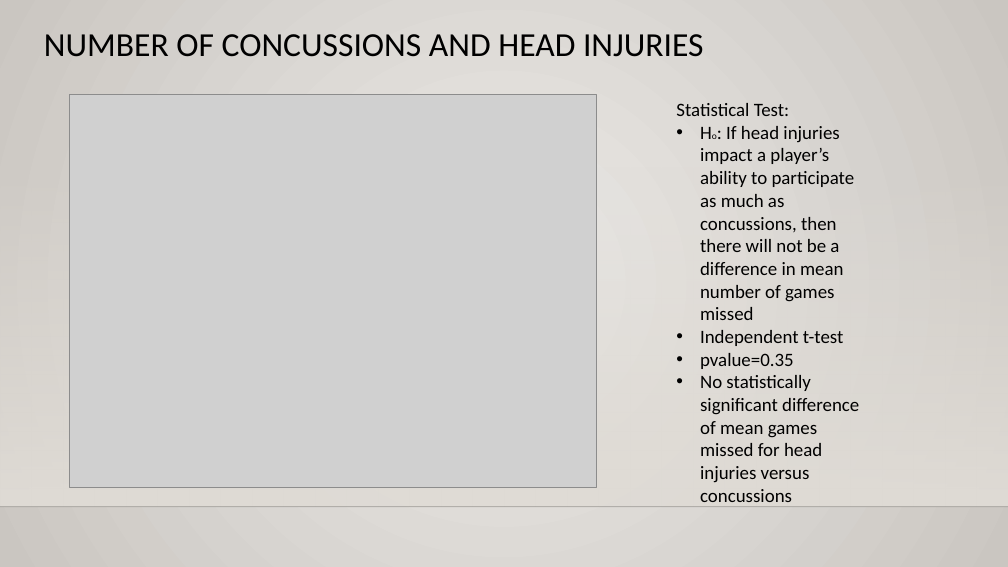
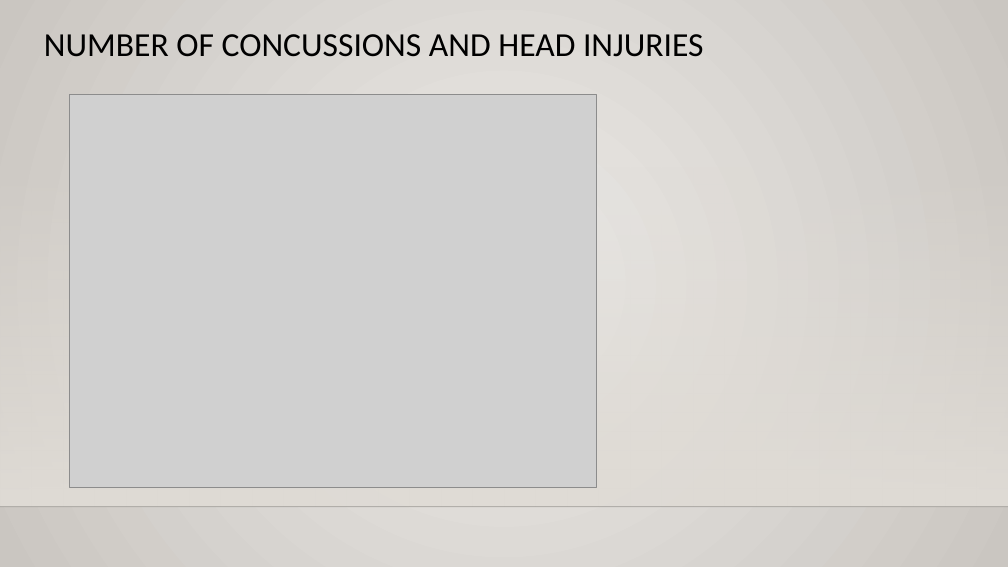
Before and after one commit to DunieCarrasco/nfl_concussion_analysis, a slide deck: slide 7 of NFL_concussion_study.pptx. Drawn at 1008x567 pixels with LibreOffice and Linux fonts; fonts in the diff are those of the drawing; grey boxes stand for pictures; background and template pictures are left out. Boxes give left, top, right and bottom in pixels: in the first picture for what was removed or moved away, otherwise in the second. Text is boxed around its words. In the diff, an @@ line names an element or a change of style, - is before the commit and + after.

```diff
--- a/NFL_concussion_study.pptx
+++ b/NFL_concussion_study.pptx
@@ text removed at (676, 103, 859, 507) @@
-Statistical Test:
-• Ho: If head injuries impact a player’s ability to participate as much as concussions, then there will not be a difference in mean number of games missed
-• Independent t-test
-• pvalue=0.35
-• No statistically significant difference of mean games missed for head injuries versus concussions
```
Also in this commit, not shown: 5 other slides changed, 5 slides added, 3 slides removed.
